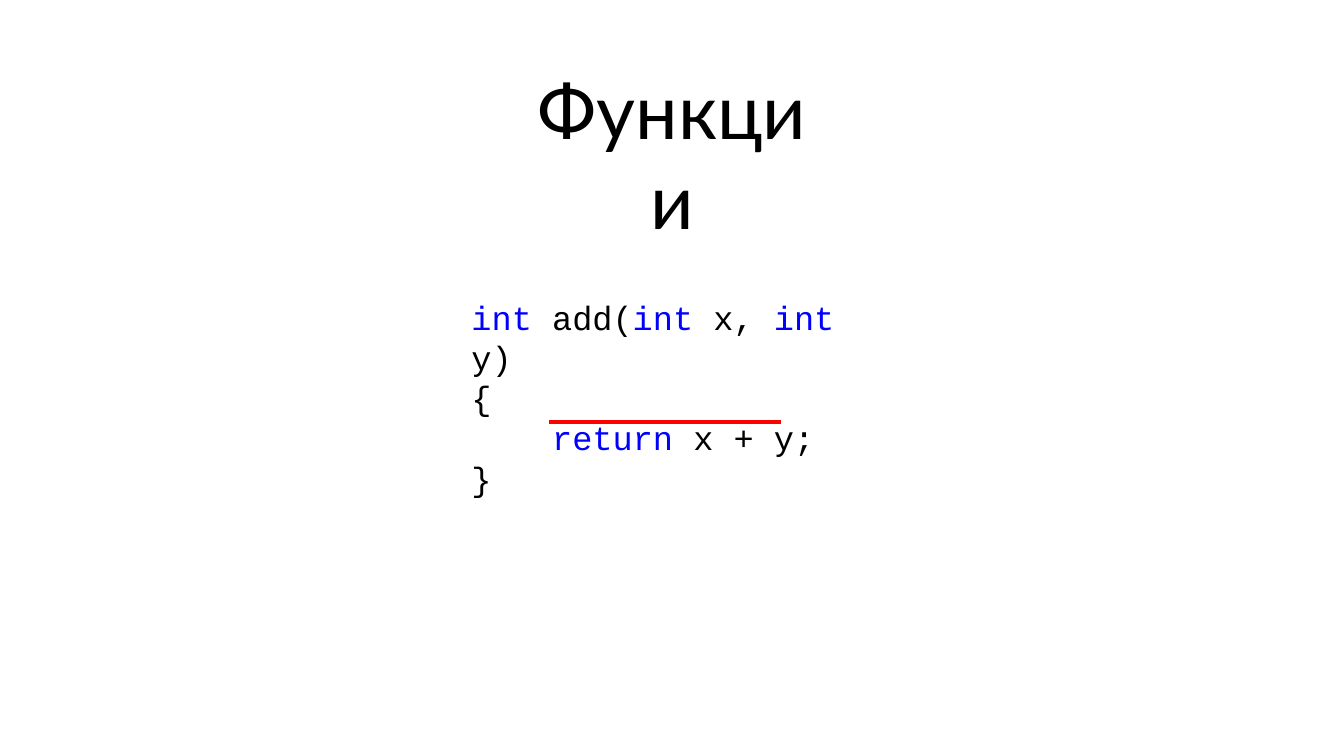
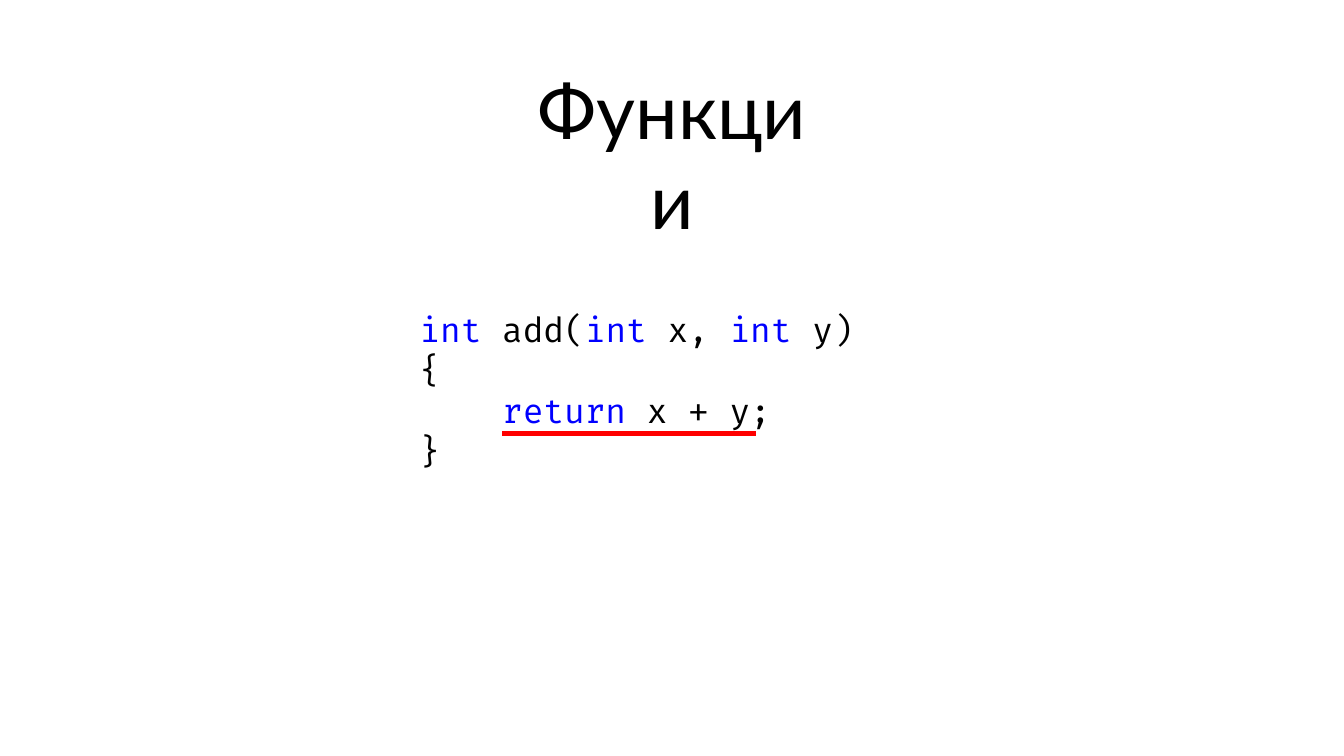
Before and after one commit to Dolfik1/Presentations, a slide deck: slide 19 of 22-09-2018-it-meetup4/Introduction to FSharp.pptx (slide 10 before the commit). Drawn at 1344x756 pixels with LibreOffice and Linux fonts; fonts in the diff are those of the drawing. Boxes give left, top, right and bottom in pixels: in the first picture for what was removed or moved away, otherwise in the second. Text is boxed around its words. In the diff, an @@ line names an element or a change of style, - is before the commit and + after.

```diff
--- a/22-09-2018-it-meetup4/Introduction to FSharp.pptx
+++ b/22-09-2018-it-meetup4/Introduction to FSharp.pptx
@@ text "int add(int x, int y)": place and size @@
-text "int add(int x, int y)" at bbox=[471, 305, 835, 457]
+text "int add(int x, int y)" at bbox=[419, 316, 853, 432]
@@ text "int add(int x, int y)" at bbox=[419, 316, 853, 432]: font Courier New to Fira Code @@
@@ line moved from (548, 421) - (781, 421) to (502, 434) - (756, 434) @@
```
Also in this commit, not shown: 15 other slides changed, 33 slides added, 6 slides removed.
